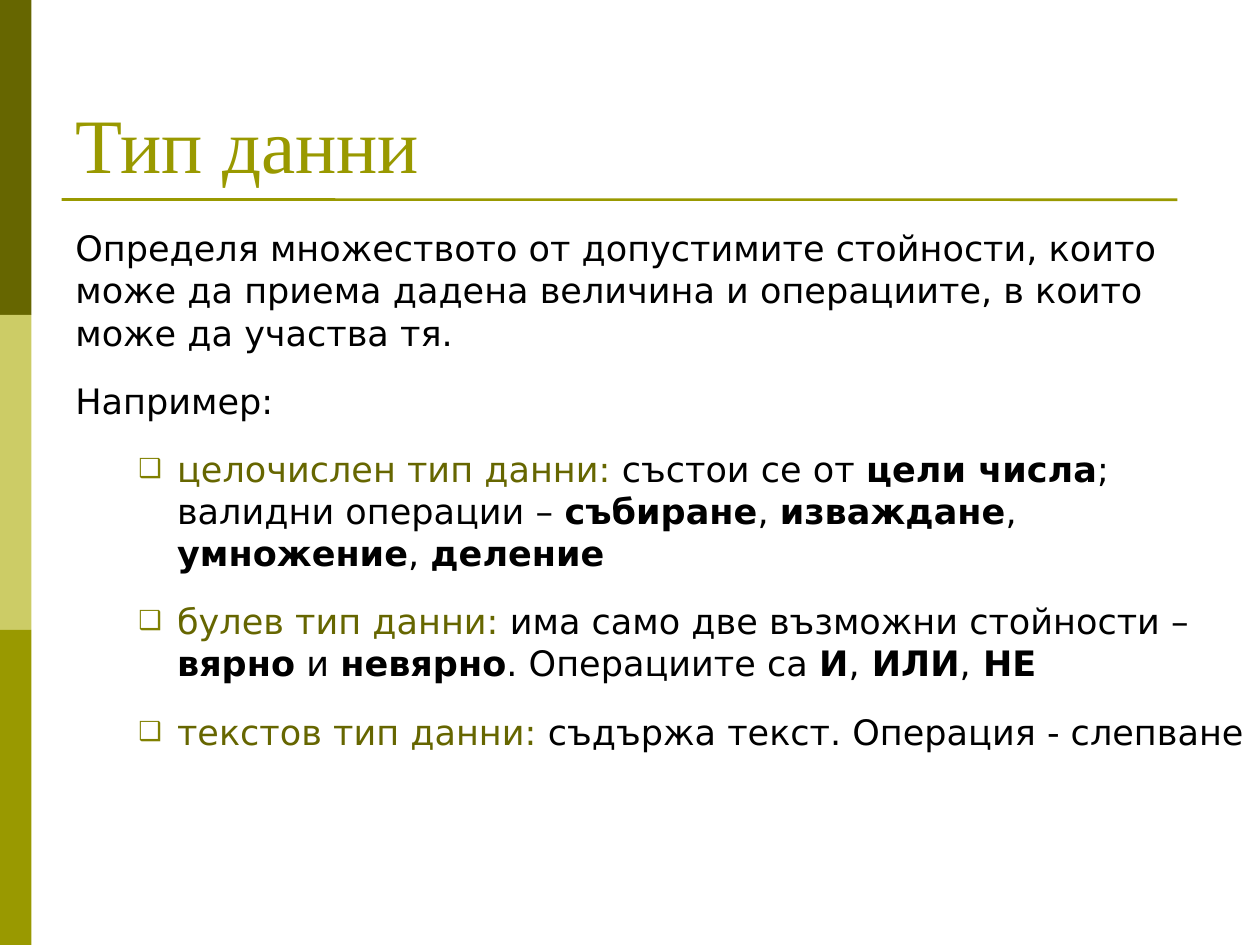
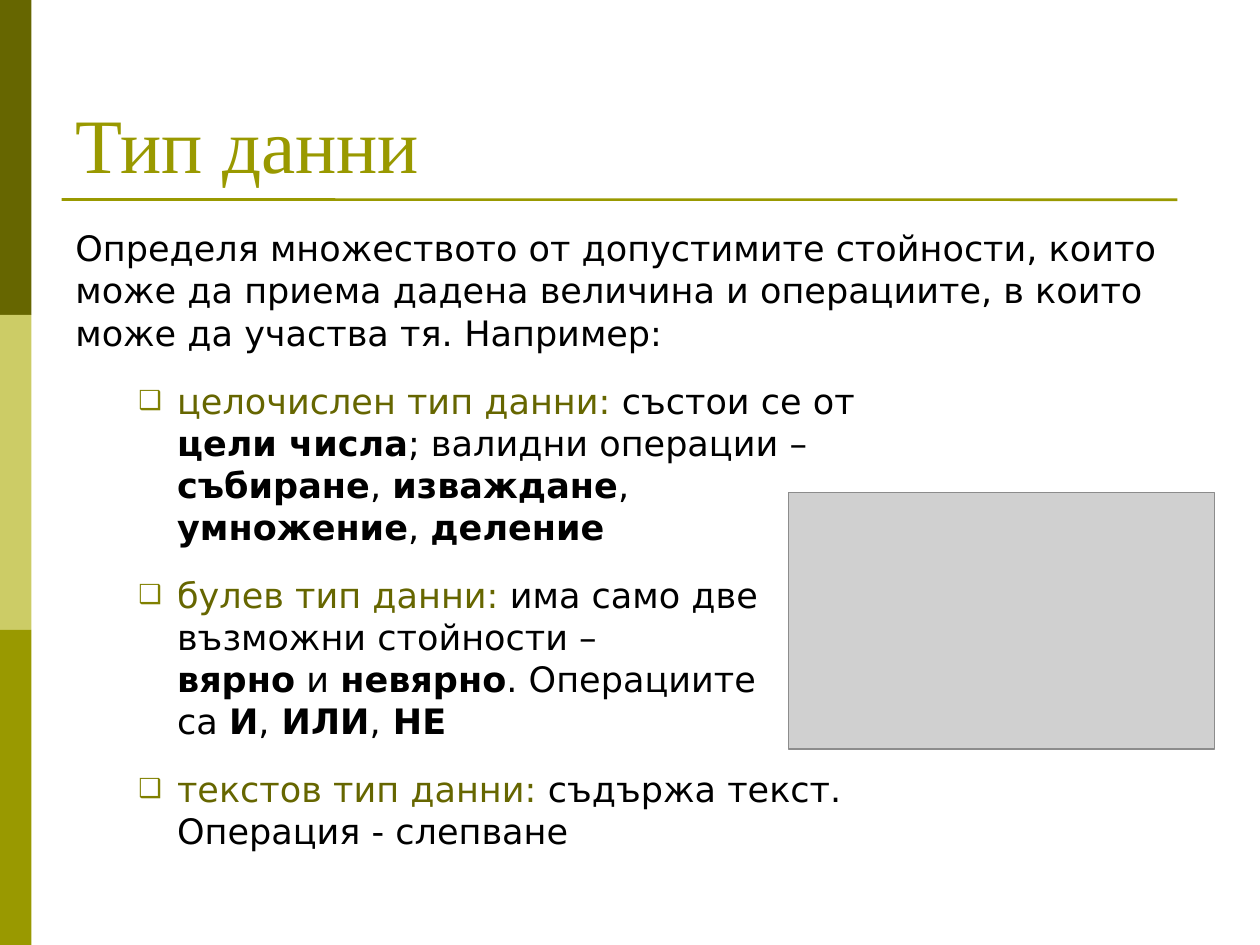
Before and after one commit to BG-IT-Edu/Free-Content, a slide deck: slide 4 of dmanolov/Информатика 8 клас (JavaScript)/03.Алгоритми/03.03.Елементи на един алгоритъм.ppt (slide 3 before the commit). Drawn at 1260x945 pixels with LibreOffice and Linux fonts; fonts in the diff are those of the drawing; grey boxes stand for pictures. Boxes give left, top, right and bottom in pixels: in the first picture for what was removed or moved away, otherwise in the second. Text is boxed around its words. In the diff, an @@ line names an element or a change of style, - is before the commit and + after.

```diff
--- a/dmanolov/Информатика 8 клас (JavaScript)/03.Алгоритми/03.03.Елементи на един алгоритъм.ppt
+++ b/dmanolov/Информатика 8 клас (JavaScript)/03.Алгоритми/03.03.Елементи на един алгоритъм.ppt
@@ text at (75,234,1156,354): text changed @@
-Определя множеството от допустимите стойности, които може да приема дадена величина и операциите, в които може да участва тя.
-Например:
+Определя множеството от допустимите стойности, които може да приема дадена величина и операциите, в които може да участва тя. Например:
@@ picture added at (789,493,1215,750) @@
```
Also in this commit, not shown: 3 other slides changed, 2 slides added, 13 other files.
